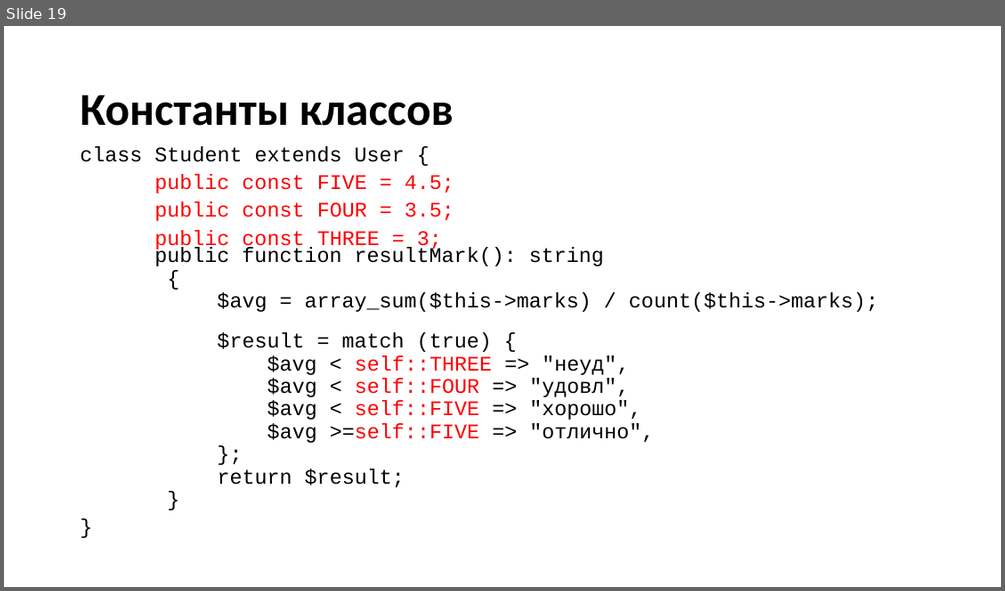
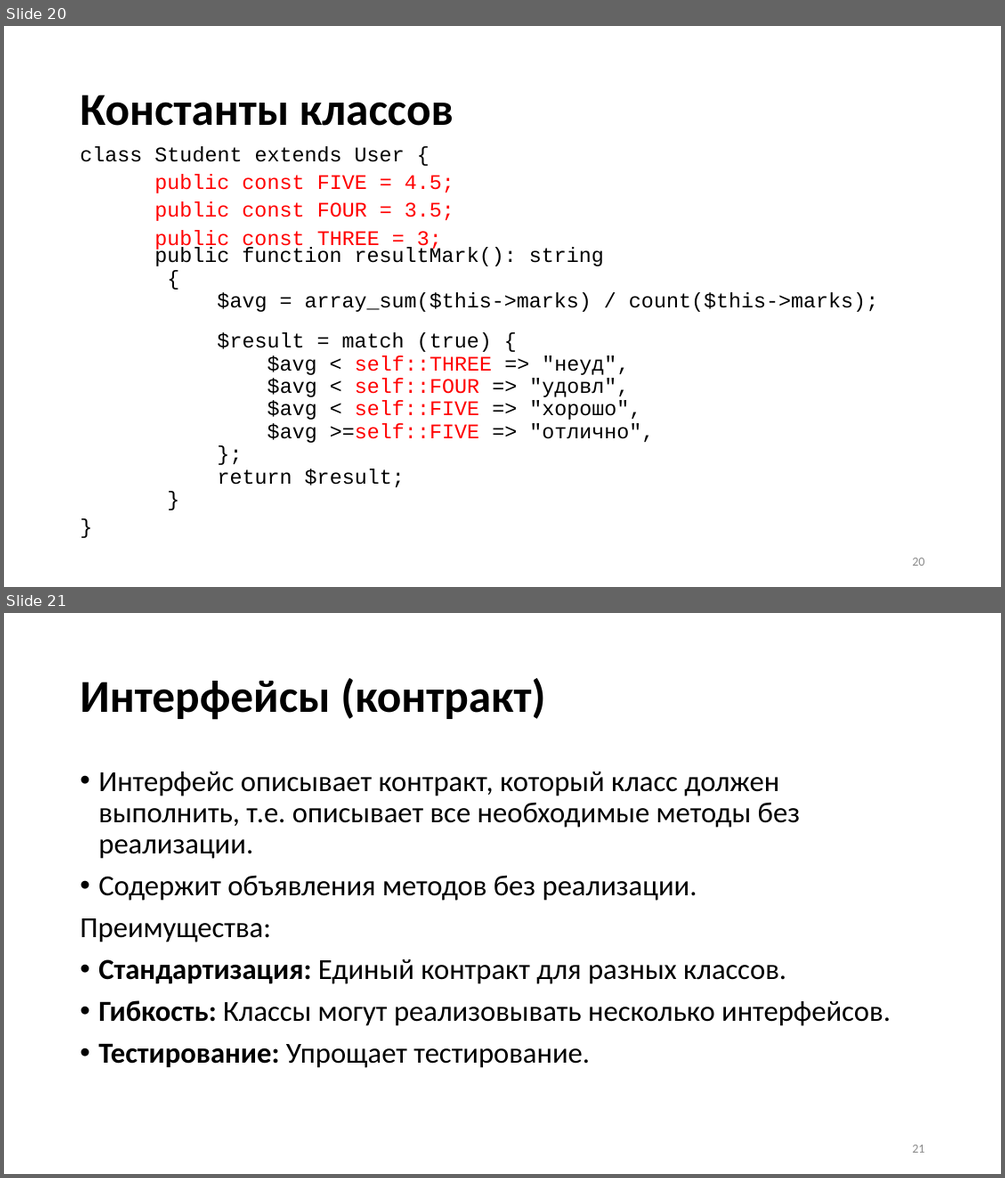
Before and after one commit to neverlaaazy/WebDev-docs, a slide deck: 6 PHP ООП.pptx. Shown one above the other, each under a label of ours: slide 19 before the commit, slides 20 and 21 after it. The pictures are 1005x591 and 1005x1178 pixels, drawn with LibreOffice and Linux fonts; fonts in the diff are those of the drawing. Boxes give left, top, right and bottom in pixels: in the first picture for what was removed or moved away, otherwise in the second. Text is boxed around its words. In the diff, an @@ line names an element or a change of style, - is before the commit and + after.

```diff
--- a/6 PHP ООП.pptx
+++ b/6 PHP ООП.pptx
@@ slide 21 added at [4, 613, 1001, 1174], background #FFFFFF @@
@@ title added at [80, 678, 545, 720], 44 pt, text #000000, bold @@
+Интерфейсы (контракт)
@@ text added at [80, 771, 890, 1068], 28 pt, text #000000 @@
+• Интерфейс описывает контракт, который класс должен выполнить, т.е. описывает все необходимые методы без реализации.
+• Содержит объявления методов без реализации.
+Преимущества:
+• Стандартизация: Единый контракт для разных классов.
+• Гибкость: Классы могут реализовывать несколько интерфейсов.
+• Тестирование: Упрощает тестирование.
@@ page number added at [912, 1144, 924, 1152], 12 pt, text #8C8C8C @@
+21
@@ what was slide 19 is now slide 20 @@
@@ slide 20 changed as well @@
@@ page number added at [912, 557, 924, 565], 12 pt, text #8C8C8C @@
+20
```
Also in this commit, not shown: 18 other slides changed, 7 other slides added.
